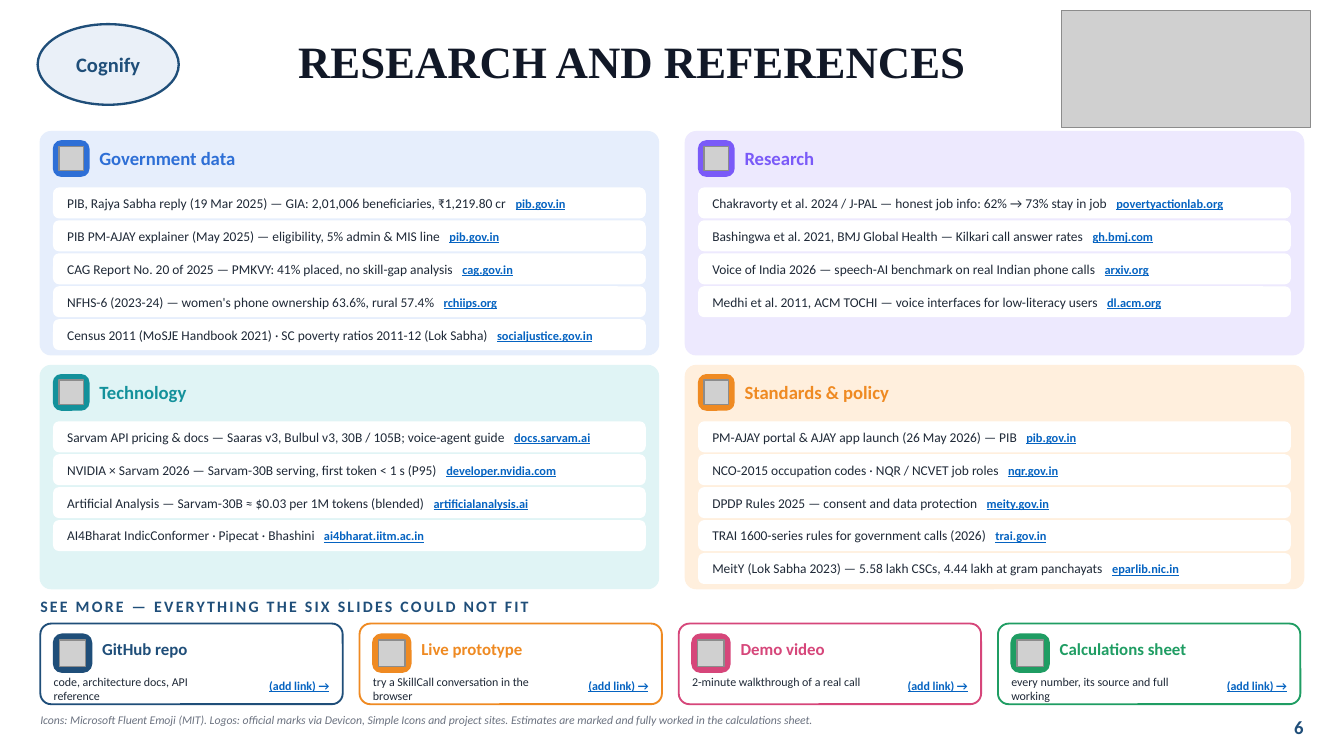
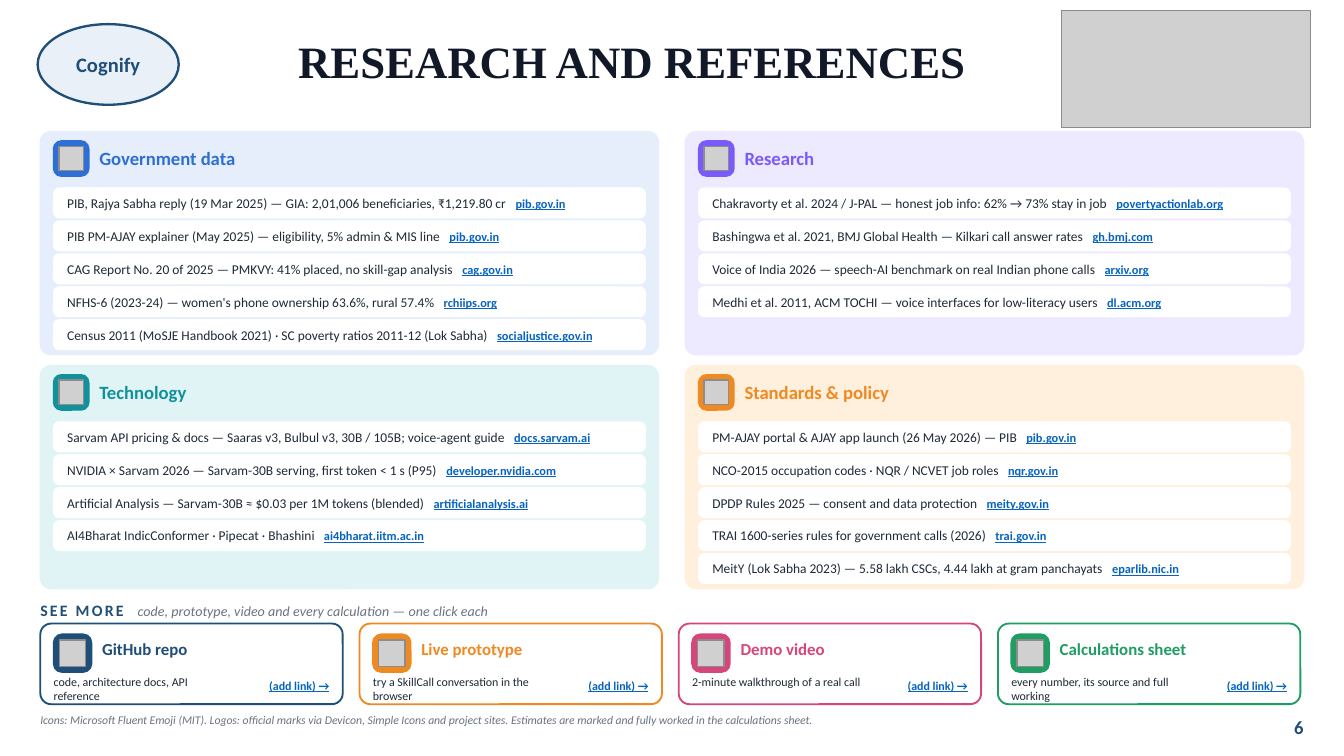
Before and after one commit to sakshamagrawalcode-cpu/indian-flag, a slide deck: slide 6 of sih-26097/SkillCall_SIH26097_Cognify.pptx. Drawn at 1344x756 pixels with LibreOffice and Linux fonts; fonts in the diff are those of the drawing; grey boxes stand for pictures. Boxes give left, top, right and bottom in pixels: in the first picture for what was removed or moved away, otherwise in the second. Text is boxed around its words. In the diff, an @@ line names an element or a change of style, - is before the commit and + after.

```diff
--- a/sih-26097/SkillCall_SIH26097_Cognify.pptx
+++ b/sih-26097/SkillCall_SIH26097_Cognify.pptx
@@ text "SEE MORE code, prototype, video ..." at (x1=138, y1=606, x2=488, y2=618): vertical alignment top to middle @@
@@ text at (x1=138, y1=606, x2=488, y2=618): text changed; size 8.5 to 7.5 pt; text colour #1F4E79 to #6B7280; bold off; italic on @@
-SEE MORE — EVERYTHING THE SIX SLIDES COULD NOT FIT
+SEE MORE code, prototype, video and every calculation — one click each
```
Also in this commit, not shown: 4 other slides changed, 1 other file.
